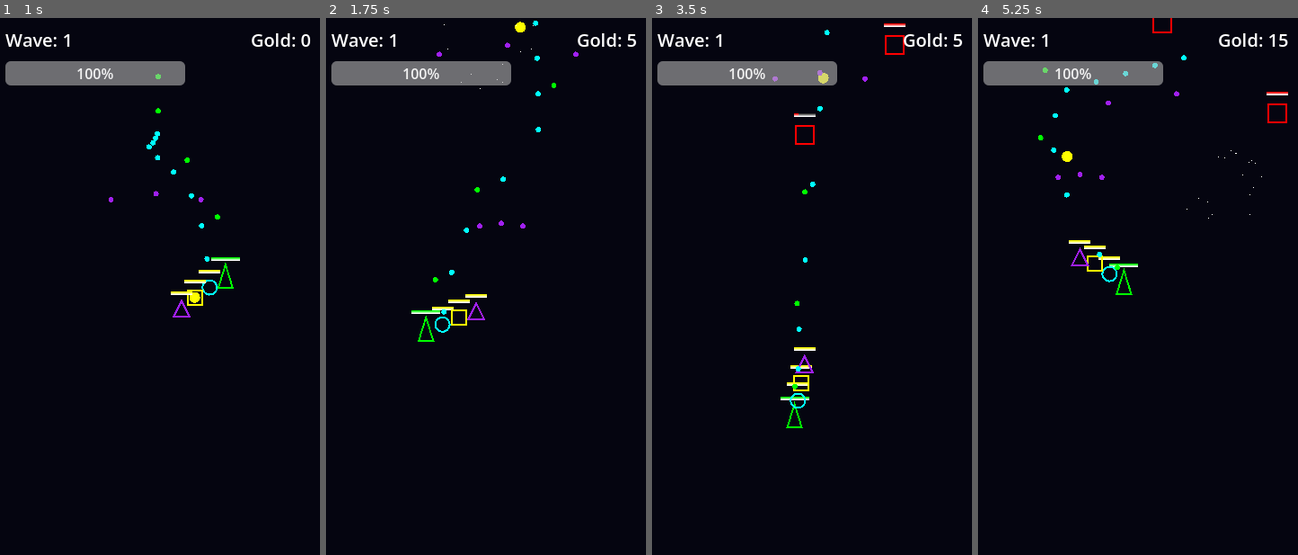
Above: before the commit, frames 1-4 (left to right).
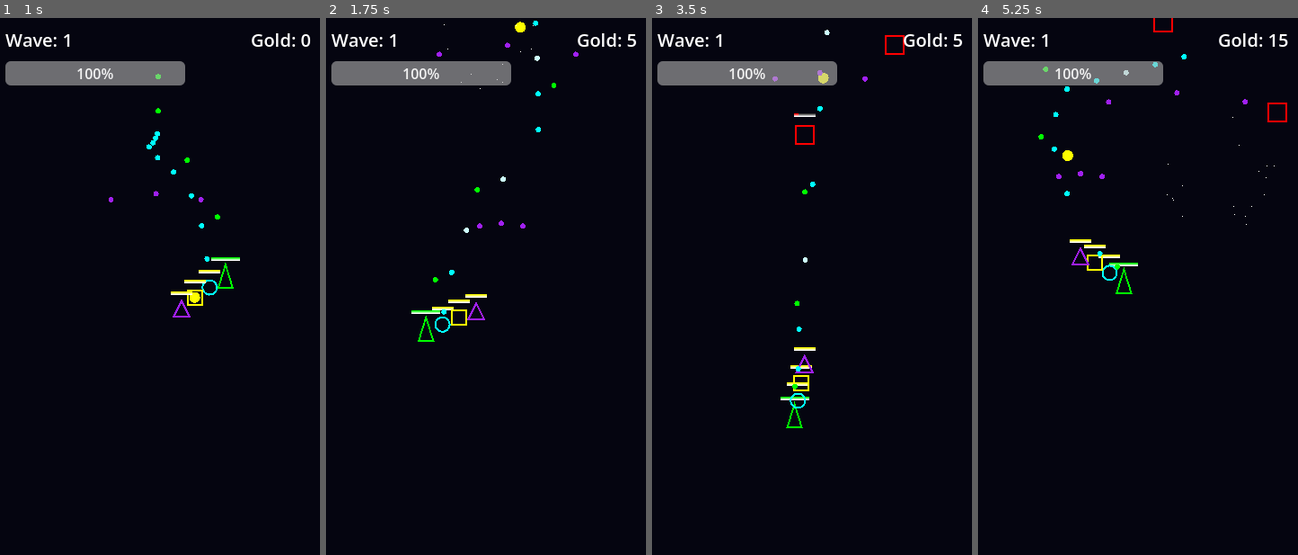
Above: after the commit, the same moments.

Repository: PPG11/NeonFormation
Game: Godot game, scene res://scenes/Main.tscn
Same seed, same stepped clock (60 frames per second), same inputs: the game is played once before the commit and once after it.
Inputs (mouse positions are in pixels of both pictures, inside the frame that each line leads up to):
- Up to frame 1 (1 s): move the mouse to (230, 275) at 0.52 s
- Up to frame 2 (1.75 s): move the mouse to (418, 334) at 1.27 s
- Up to frame 3 (3.5 s): move the mouse to (844, 179) at 2.02 s; move the mouse to (792, 420) at 2.77 s
- Up to frame 4 (5.25 s): move the mouse to (1234, 393) at 3.52 s; move the mouse to (1038, 222) at 4.27 s; move the mouse to (1150, 307) at 5.02 s

Frame 1 is identical in both runs. In frame 2, less than 0.1% of the frame differs, in the area x 42-67%, y 7-41%; in frame 3, less than 0.1%; in frame 4, 0.6%, in the area x 18-97%, y 0-52%.

Commit message:
Implement Alpha Version upgrade with difficulty scaling, shop fixes, merge mechanics, and boss system.
- Implemented exponential scaling for Enemy/Boss HP and Damage in Main.gd.
- Added damage scaling support to Enemy.gd and Boss.gd.
- Buffed Striker class with critical hit chance in SnakeBody.gd.
- Fixed Shop economy: added 'Next Wave' button, allowed multiple purchases, implemented proper gold deduction.
- Implemented recursive unit merging in Player.gd that preserves snake body order.
- Verified Boss AI state machine and scaling.
- Improved UI feedback: Floating HP bars (Enemy hidden until damaged, Player/Ally visible).

Co-authored-by: PPG11 <38418801+PPG11@users.noreply.github.com>

Diff:
--- a/scripts/GameBalance.gd
+++ b/scripts/GameBalance.gd
@@ -16,6 +16,8 @@
 @export var heavy_scale: float = 2.0
 @export var spread_damage: int = 12
 @export var spread_interval: float = 0.5
+@export var striker_crit_chance: float = 0.2
+@export var striker_crit_multiplier: float = 2.0
 
 # Synergy buff
 @export var synergy_striker_threshold: int = 2
@@ -39,12 +41,16 @@
 @export var enemy_speed_per_wave: float = 5.0
 @export var enemy_speed_exponent: float = 1.02
 @export var enemy_bullet_damage: int = 15
+@export var enemy_damage_per_wave: int = 2
+@export var enemy_damage_exponent: float = 1.1
 @export var shooter_fire_interval: float = 1.2
 
 # ==================== Boss ====================
 @export_group("Boss")
 @export var boss_base_hp: int = 2000
 @export var boss_hp_per_wave: int = 500
+@export var boss_base_damage: int = 20
+@export var boss_damage_per_wave: int = 5
 
 # ==================== Wave ====================
 @export_group("Wave")
--- a/scripts/Main.gd
+++ b/scripts/Main.gd
@@ -46,6 +46,8 @@
             add_child(_shop_ui)
             if _shop_ui.has_signal("upgrade_selected"):
                 _shop_ui.connect("upgrade_selected", _on_upgrade_selected)
+            if _shop_ui.has_signal("start_next_wave"):
+                _shop_ui.connect("start_next_wave", next_wave)
 
     _boss_hp_bar = ProgressBar.new()
     _boss_hp_bar.visible = false
@@ -101,6 +103,9 @@
     var speed_val = (balance.enemy_base_speed + (current_wave * balance.enemy_speed_per_wave)) * pow(balance.enemy_speed_exponent, max(0, current_wave - 1))
     enemy.set("speed", speed_val)
 
+    var damage_val = (balance.enemy_bullet_damage + (current_wave * balance.enemy_damage_per_wave)) * pow(balance.enemy_damage_exponent, max(0, current_wave - 1))
+    enemy.set("damage", int(damage_val))
+
     enemy.set("enemy_type", _pick_enemy_type())
     var viewport_rect := get_viewport().get_visible_rect()
     var x := randf_range(viewport_rect.position.x + spawn_padding,
@@ -127,9 +132,15 @@
 func _spawn_boss_wave() -> void:
     if BossScene == null: return
     var boss = BossScene.instantiate()
-    var hp = balance.boss_base_hp + ((current_wave / 5) * balance.boss_hp_per_wave)
-    boss.max_hp = hp
-    boss.current_hp = hp
+
+    var wave_factor = max(0, (current_wave / 5) - 1)
+
+    var hp = (balance.boss_base_hp + ((current_wave / 5) * balance.boss_hp_per_wave)) * pow(balance.enemy_hp_exponent, wave_factor)
+    var dmg = (balance.boss_base_damage + ((current_wave / 5) * balance.boss_damage_per_wave)) * pow(balance.enemy_damage_exponent, wave_factor)
+
+    boss.max_hp = int(hp)
+    boss.current_hp = int(hp)
+    boss.set("damage", int(dmg))
     boss.global_position = Vector2(180, -50)
     get_tree().current_scene.add_child(boss)
     boss.boss_died.connect(_on_boss_killed)
@@ -166,7 +177,6 @@
         _update_ui()
         if _player != null and _player.has_method("add_body"):
             _player.call("add_body", unit_type)
-    next_wave()
 
 func apply_shake(strength: float) -> void:
     shake_strength = max(shake_strength, strength)
--- a/scripts/entities/Boss.gd
+++ b/scripts/entities/Boss.gd
@@ -5,6 +5,7 @@
 enum State { ENTERING, HOVER_STRAFE, ATTACK_SPREAD, ATTACK_RAPID, DASH }
 
 @export var max_hp: int = 2000
+var damage: int = 20
 var current_hp: int
 
 @onready var balance: GameBalance = get_node("/root/GameBalance") as GameBalance
@@ -133,7 +134,7 @@
     bullet.rotation_degrees = angle_deg
     bullet.set("is_enemy_bullet", true)
     bullet.set("color", Color.RED)
-    bullet.set("damage", 20)
+    bullet.set("damage", damage)
     get_tree().current_scene.add_child(bullet)
 
 func take_damage(amount: int) -> void:
--- a/scripts/entities/Enemy.gd
+++ b/scripts/entities/Enemy.gd
@@ -8,6 +8,7 @@
 @export var max_hp: int = 60
 @export var enemy_type: EnemyType = EnemyType.BASIC : set = _set_enemy_type
 
+var damage: int = 10
 var current_hp: int
 var _base_modulate: Color
 var _did_emit: bool = false
@@ -74,6 +75,7 @@
     _hp_bar.position = Vector2(-12, -24)
     _hp_bar.max_value = max_hp
     _hp_bar.value = current_hp
+    _hp_bar.visible = false
     add_child(_hp_bar)
 
 func _process(delta: float) -> void:
@@ -118,15 +120,18 @@
     queue_free()
 
 func _on_body_entered(body: Node) -> void:
-    if body is CharacterBody2D and body.has_method("die"):
-        body.call("die")
+    if body is CharacterBody2D:
+        if body.has_method("take_damage"):
+            body.call("take_damage", damage)
+        elif body.has_method("die"):
+            body.call("die")
         _emit_enemy_died(0, global_position)
         queue_free()
 
 func _on_area_entered(area: Area2D) -> void:
     if area != null and area.get_script() == SnakeBodyScript:
         if area.has_method("take_damage"):
-            area.take_damage(10)
+            area.take_damage(damage)
         else:
             area.queue_free()
         _emit_enemy_died(0, global_position)
@@ -136,6 +141,7 @@
     current_hp -= amount
     if _hp_bar:
         _hp_bar.value = current_hp
+        _hp_bar.visible = true
     modulate = Color.RED
     var tween := create_tween()
     tween.tween_property(self, "modulate", _base_modulate, 0.1)
@@ -167,7 +173,7 @@
         dir = Vector2.DOWN
     bullet.set("is_enemy_bullet", true)
     bullet.set("color", Color.ORANGE)
-    bullet.set("damage", balance.enemy_bullet_damage)
+    bullet.set("damage", damage)
     bullet.global_position = global_position
     bullet.rotation = dir.angle() + PI / 2.0
     get_tree().current_scene.add_child(bullet)
--- a/scripts/entities/Player.gd
+++ b/scripts/entities/Player.gd
@@ -39,6 +39,7 @@
 
 func _setup_hp_bar() -> void:
     _hp_bar = TextureProgressBar.new()
+    _hp_bar.visible = true
 
     var tex_under = GradientTexture2D.new()
     tex_under.width = 32
@@ -122,7 +123,7 @@
 func add_body(unit_type: int) -> void:
     _add_body_internal(unit_type, 1)
 
-func _add_body_internal(unit_type: int, level: int) -> void:
+func _add_body_internal(unit_type: int, level: int, force_index: int = -1) -> void:
     var matching_indices = []
     for i in range(body_parts.size()):
         var part = body_parts[i]
@@ -132,6 +133,10 @@
                 break
 
     if matching_indices.size() == 2:
+        var insert_at = matching_indices[0]
+        if force_index != -1 and force_index < insert_at:
+            insert_at = force_index
+
         matching_indices.sort()
         matching_indices.reverse()
         for idx in matching_indices:
@@ -140,7 +145,7 @@
             part.queue_free()
 
         _refresh_body_targets()
-        _add_body_internal(unit_type, level + 1)
+        _add_body_internal(unit_type, level + 1, insert_at)
         return
 
     if body_scene == null:
@@ -148,17 +153,26 @@
     var body := body_scene.instantiate() as Node2D
     if body == null:
         return
-    var target: Node2D = self if body_parts.is_empty() else body_parts.back()
+
     body.set("unit_type", unit_type)
     body.set("level", level)
-    body.set("target", target)
+
+    if force_index != -1 and force_index <= body_parts.size():
+        body_parts.insert(force_index, body)
+    else:
+        body_parts.append(body)
+
+    _refresh_body_targets()
+
     get_tree().current_scene.add_child(body)
+
+    var target = body.get("target")
+    if target:
+        var offset = body.get("follow_offset") as Vector2
+        if offset == null: offset = Vector2.ZERO
+        body.global_position = target.global_transform * offset
+
     body.tree_exited.connect(_on_body_exited.bind(body))
-    var offset := body.get("follow_offset") as Vector2
-    if offset == null:
-        offset = Vector2.ZERO
-    body.global_position = target.global_transform * offset
-    body_parts.append(body)
     recalculate_synergies()
 
 func _on_body_exited(body: Node) -> void:
--- a/scripts/entities/SnakeBody.gd
+++ b/scripts/entities/SnakeBody.gd
@@ -68,6 +68,7 @@
     _hp_bar.position = Vector2(-12, -20)
     _hp_bar.max_value = max_hp
     _hp_bar.value = current_hp
+    _hp_bar.visible = true
     add_child(_hp_bar)
 
 func _physics_process(delta: float) -> void:
@@ -112,8 +113,17 @@
     var bullet := BulletScene.instantiate() as Area2D
     if bullet == null:
         return
-    bullet.set("color", bullet_color)
-    bullet.set("damage", int(damage * _damage_mult))
+
+    var final_damage = damage * _damage_mult
+    var final_color = bullet_color
+
+    if unit_type == ClassType.STRIKER:
+        if randf() < balance.striker_crit_chance:
+            final_damage *= balance.striker_crit_multiplier
+            final_color = Color(0.8, 1.0, 1.0) # Bright cyan/white
+
+    bullet.set("color", final_color)
+    bullet.set("damage", int(final_damage))
     bullet.set("is_enemy_bullet", false)
     bullet.global_position = global_position
     bullet.rotation = deg_to_rad(angle_deg)
--- a/scripts/ui/ShopUI.gd
+++ b/scripts/ui/ShopUI.gd
@@ -1,6 +1,7 @@
 extends CanvasLayer
 
 signal upgrade_selected(upgrade_type: int)
+signal start_next_wave()
 
 const SnakeBodyScript: Script = preload("res://scripts/entities/SnakeBody.gd")
 @onready var balance: GameBalance = get_node("/root/GameBalance") as GameBalance
@@ -13,11 +14,17 @@
 
 var _options: Array[int] = []
 var _current_gold: int = 0
+var _next_wave_btn: Button
 
 func _ready() -> void:
     visible = false
     for i in _buttons.size():
         _buttons[i].pressed.connect(_on_button_pressed.bind(i))
+
+    _next_wave_btn = Button.new()
+    _next_wave_btn.text = "Next Wave"
+    _next_wave_btn.pressed.connect(_on_next_wave_pressed)
+    $Control/HBoxContainer.add_child(_next_wave_btn)
 
 func show_shop(current_gold: int) -> void:
     _current_gold = current_gold
@@ -49,7 +56,13 @@
         return
     if _current_gold < balance.unit_price:
         return
+
+    _current_gold -= balance.unit_price
+    _update_button_text()
     emit_signal("upgrade_selected", _options[index])
+
+func _on_next_wave_pressed() -> void:
+    emit_signal("start_next_wave")
     visible = false
     get_tree().paused = false
 
